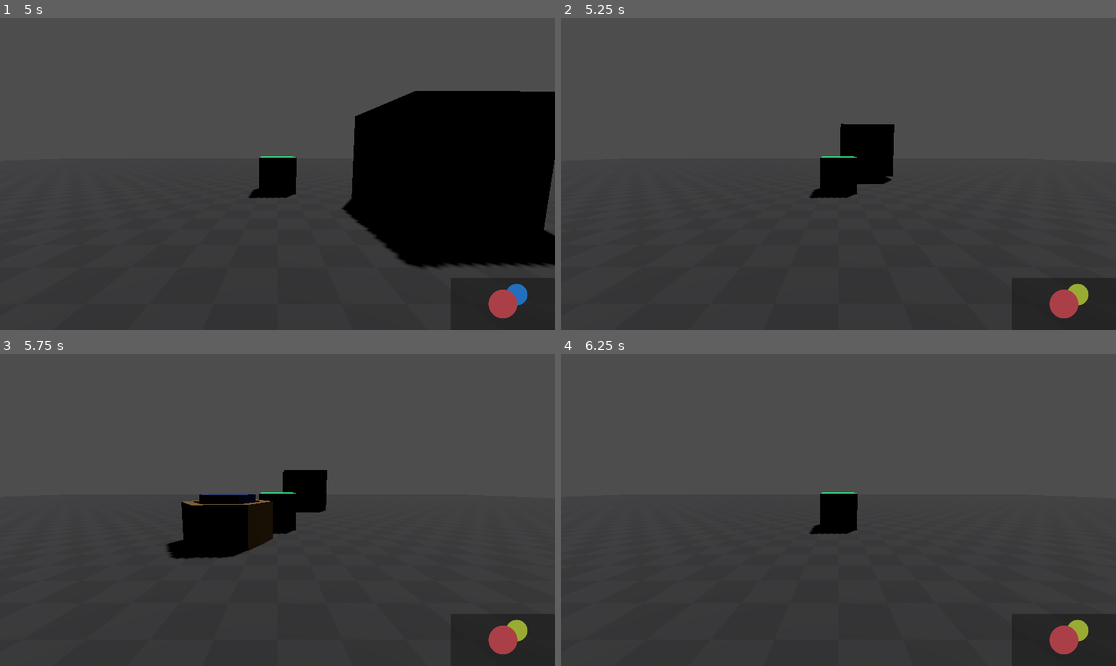
Above: before the commit, frames 1-4 (two rows, left to right).
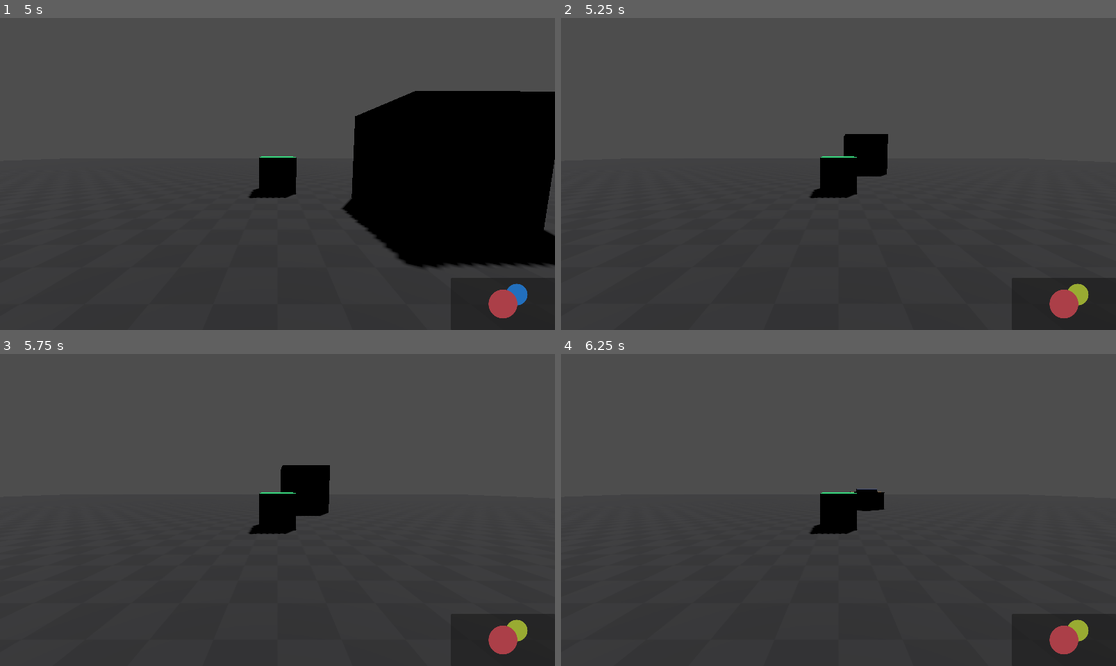
Above: after the commit, the same moments.

Repository: OscarPatchworth/BsOW
Game: Godot game, scene res://GodotExp.tscn
Two runs of this game, one before a commit and one after it. Both use one fixed random seed, a clock stepped at 60 frames per second and the inputs below.
Inputs (mouse positions are in pixels of both pictures, inside the frame that each line leads up to):
- Up to frame 1 (5 s): move the mouse to (399, 158) at 0.52 s; tap S (cam_down) at 0.6 s; move the mouse to (166, 189) at 1.27 s; tap A (cam_left) at 1.35 s; tap Enter at 2, 3.5 s; move the mouse to (333, 105) at 2.02 s; tap D (cam_right) at 2.1 s; tap Space at 2.75, 4.25 s; move the mouse to (249, 236) at 2.77 s; tap W (cam_up) at 2.85 s; move the mouse to (444, 220) at 3.52 s; hold Mouse wheel up (cam_zoom_in) 3.53-4.28 s; move the mouse to (111, 127) at 4.27 s; tap Mouse wheel down (cam_zoom_out) at 4.35 s
- Up to frame 2 (5.25 s): move the mouse to (866, 174) at 5.02 s; click (866, 174) at 5.1 s
- Up to frame 3 (5.75 s): no input
- Up to frame 4 (6.25 s): move the mouse to (755, 432) at 5.77 s; tap Shift (shifting) at 5.85 s

Frame 1 is identical in both runs. In frame 2, 0.6% of the frame differs, in the area x 50-61%, y 33-54%; in frame 3, 3.1%, in the area x 30-60%, y 35-66%; in frame 4, 0.3%.

Commit message:
Adjusted gravity and terrian to add gravity to the last placed Terrian hex

Diff:
--- a/Scripts/classes/Terrian.gd
+++ b/Scripts/classes/Terrian.gd
@@ -1,7 +1,8 @@
 class_name Terrian extends Node3D
 
-@export var sleepingThreshold = 0.15
-@export var updateTimeInterval = 2/3
+@export var sleepingThresholdMin = 0.15
+@export var sleepingThresholdMax = 75
+@export var updateTimeInterval = 1/4 * 1000
 
 @onready var dataStore = load("res://Scripts/main/data_store.gd")
 #@onready var terrianMesh = $RigidBody3D/baseHex
@@ -42,9 +43,11 @@
 
 	if(updateTimer > updateTimeInterval):
 		var velocity = rb.get_linear_velocity()
-		if(velocity.x < sleepingThreshold and velocity.y < sleepingThreshold and velocity.z < sleepingThreshold and raycastToGroud()):
-			#rb.set_rotation(Vector3.ZERO)
+		if(velocity.x < sleepingThresholdMin and velocity.y < sleepingThresholdMin and velocity.z < sleepingThresholdMin and raycastToGroud()):
 			rb.set_sleeping(true)
+		if(velocity.x > sleepingThresholdMax or velocity.y > sleepingThresholdMax or velocity.z > sleepingThresholdMax):
+			self.remove_from_group("terrian")
+			self.queue_free()
 		updateTimer = 0
 
 func updateBiome(newBiome: int) -> void:
--- a/Scripts/main/gravity.gd
+++ b/Scripts/main/gravity.gd
@@ -4,6 +4,7 @@
 @onready var center = $"../../World_Objects/Box"
 var newBody: Node3D
 var nbRb: RigidBody3D
+var gravityPull = Vector3.ZERO
 
 @export var gravityImpulseTest = 15
 
@@ -15,9 +16,15 @@
 		print("Simple Gravity")
 	elif(gravitySettings == 1): #  continuous gravity
 		print("continuous Gravity")
-	print(center.name)
+	#print(center.name)
 	pass
 
+func _physics_process(delta: float) -> void:
+	celestialBodies = get_tree().get_nodes_in_group("terrian")
+	if celestialBodies.size() > 0:
+		nbRb = celestialBodies[celestialBodies.size()-1].get_child(0)
+		if !nbRb.is_sleeping():
+			simpleG()
 
 func getCelestialBodies() -> Array:
 	celestialBodies = get_tree().get_nodes_in_group("terrian")
@@ -27,21 +34,31 @@
 	if(getCelestialBodies()):
 		newBody = celestialBodies[celestialBodies.size()-1]
 		nbRb = newBody.get_child(0)
-		print(newBody)
+		#print(newBody)
 	else:
 		pass
-	var pullTarget = Vector3.ZERO
-	var pullDirection = (pullTarget - nbRb.global_position).normalized()
-	nbRb.apply_impulse(pullDirection * gravityImpulseTest )
+
+	#var pullTarget = Vector3.ZERO
+	#var pullDirection = (pullTarget - nbRb.global_position).normalized()
+	#nbRb.apply_impulse(pullDirection * gravityImpulseTest )
+	#nbRb.apply_impulse(gravityPull)
+
 	if(gravitySettings == 0): # simple gravity
 		pass
 	elif(gravitySettings == 1): #  continuous gravity
 		pass
 
-
+func simpleG() -> void:
+	for i in range(celestialBodies.size()-1):
+		gravityPull = Vector3.ZERO
+		var celestPos = celestialBodies[i].get_child(0).global_position
+		var dist = sqrt((nbRb.global_position.x - celestPos.x)**2 + (nbRb.global_position.z - celestPos.z)**2 )
+		var pullDir = (celestialBodies[i].get_child(0).global_position - nbRb.global_position).normalized()
+		if dist < 0.6: dist = 0.6
+		gravityPull = (pullDir * 300) / ((dist)**2)
+		print(gravityPull)
+		nbRb.add_constant_force(gravityPull)
 ##	Applied Force Equation => a = G(m2/r^2) . vector
-
-
 func _on_user_controler_biome_placed() -> void:
 	newTerrianAdded()
 	pass # Replace with function body.
